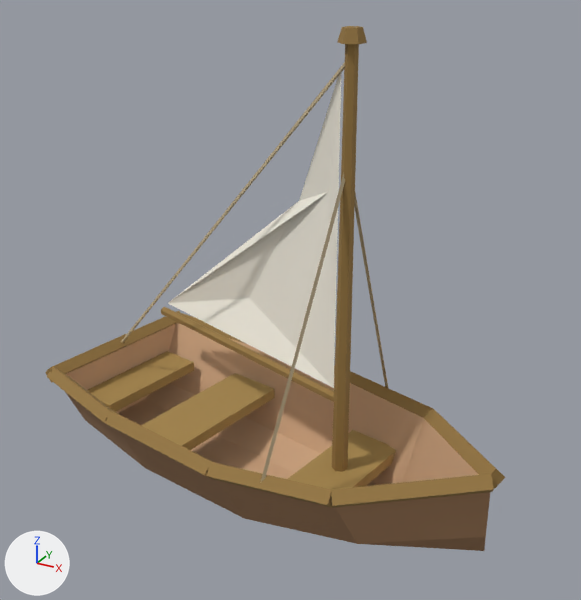
Before and after pictures for a commit that changed the FBX model flotsam/src/objects/boat.fbx.
One viewpoint serves both versions: a 50 mm camera at (-6.86, -1.63, 2.23) aimed at (-8.33, 1.05, 0.89). The axes (+X, +Y, +Z) are drawn at lower left. The lights are the same throughout. The picture after the commit comes second.

Names of what the first picture shows: 'Rowboat_Benches', 'Rowboat_Hull', 'Rowboat_Mast', 'Rowboat_Rim', 'Rowboat_Ropes', 'Rowboat_Sails'.
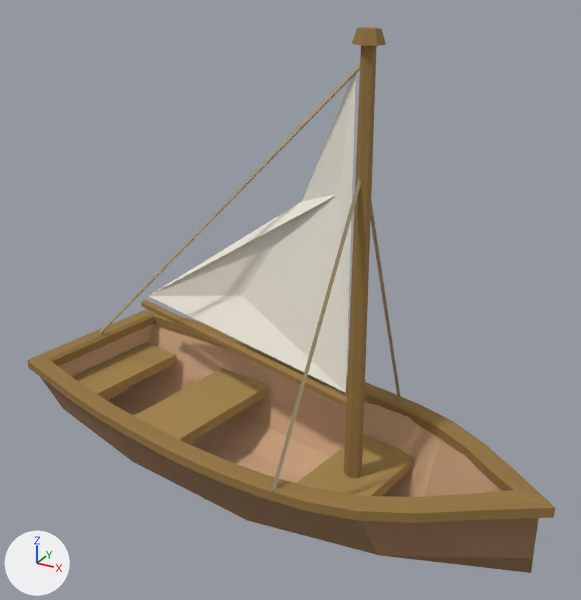
ob_rowboat is not drawn itself; it is the parent of ob_rowboat_benches, ob_rowboat_mast, ob_rowboat_sails, ob_rowboat_ropes, ob_rowboat_hull, ob_rowboat_rim.

What changed in the scene script:
```text
Change me_rowboat_rim:
    used by ob_rowboat_rim; parent = ob_rowboat; location = (0.0, 0.0, 0.0)
    remove me_rowboat_rim.from_pydata(...)  # 72 vertices, 54 faces; spans x -1.04..1.07, y -0.51..0.51, z 0.37..0.57
    add me_rowboat_rim.from_pydata(...)  # 150 vertices, 150 faces; spans x -1.03..1.09, y -0.5..0.5, z 0.38..0.55
    me_rowboat_rim part 1: the whole mesh is rebuilt
Change ob_rowboat:
    ob_rowboat.scale: (1.0, 1.0, 1.0) -> (1.18, 1.01, 1.0)
Change ob_rowboat_rim:
    ob_rowboat_rim.scale: (1.0, 1.0, 1.0) -> (0.999, 0.955, 1.0)
```

Location of each change, [x1, y1, x2, y2] in pixels of the pictures (581 x 600 px):
'Rowboat_Hull', rescaled (17% wider, 10% taller): before [66, 323, 490, 551]; after [41, 323, 539, 573]
'Rowboat_Sails', rescaled (19% wider): before [168, 71, 342, 388]; after [149, 73, 356, 393]
'Rowboat_Rim', reshaped, rescaled (15% wider, 9% taller): before [45, 311, 505, 508]; after [28, 309, 555, 523]
'Rowboat_Mast', rescaled (19% wider): before [161, 26, 367, 472]; after [141, 27, 386, 478]
'Rowboat_Benches', rescaled (11% wider, 11% taller): before [87, 351, 396, 490]; after [72, 342, 414, 496]
'Rowboat_Ropes', rescaled (13% wider): before [121, 62, 388, 483]; after [99, 64, 400, 491]
